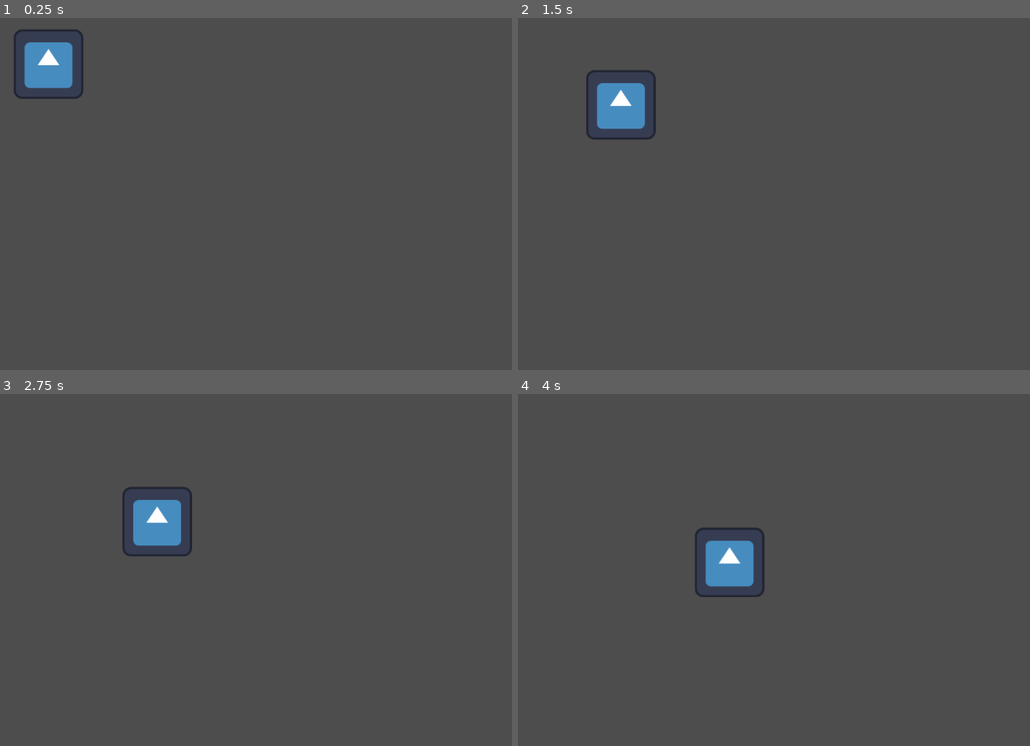
Above: before the commit, frames 1-4 (two rows, left to right).
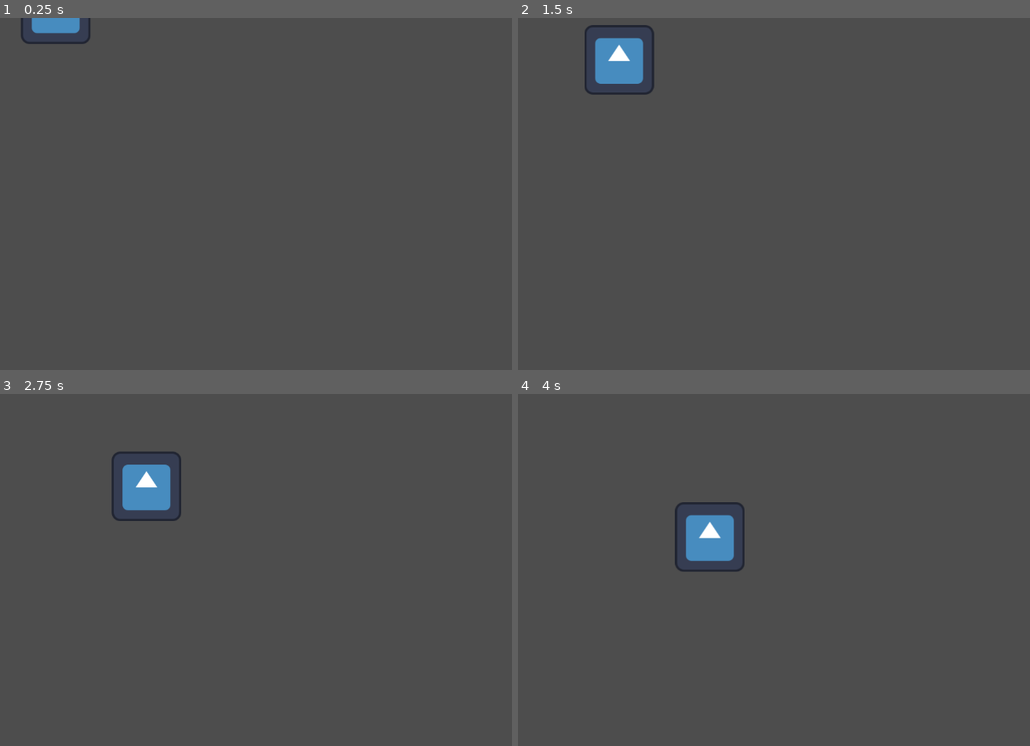
Above: after the commit, the same moments.

Repository: Luffiez/LudumDare59
Game: Godot game, scene res://TestScenes/BoatTestScene.tscn
Two runs of this game, one before a commit and one after it. Both use one fixed random seed, a clock stepped at 60 frames per second and the inputs below. This scene is started directly instead of the project's main scene. The engine's default icon, where the game draws it, is replaced by a stand-in: a white triangle on a blue panel in a dark square.
Inputs:
- Up to frame 1 (0.25 s): no input
- Up to frame 2 (1.5 s): no input
- Up to frame 3 (2.75 s): no input
- Up to frame 4 (4 s): no input

The runs differ from the first frame. In frame 1, 2.0% of the frame differs, in the area x 2-18%, y 0-23%; in frame 2, 3.0%, in the area x 13-27%, y 2-35%; in frame 3, 2.6%; in frame 4, 2.4%.

Commit message:
made ghost spawn line, a subclass

Diff:
--- /dev/null
+++ b/ludum-dare-59/Enemies/GhostSpawnLine.tscn
@@ -0,0 +1,21 @@
+[gd_scene format=3 uid="uid://bh3vysjrsyd1i"]
+
+[ext_resource type="Script" uid="uid://crhmivp4cw2rp" path="res://Enemies/SpawnLine.gd" id="1_syjhm"]
+[ext_resource type="Curve2D" uid="uid://dc38ii4eg8hil" path="res://TestScenes/TestSceneSpawnLine.tres" id="2_mpnya"]
+
+[node name="GhostSpawnLine" type="Node2D" unique_id=443372404 node_paths=PackedStringArray("spawn_position", "path_follow")]
+script = ExtResource("1_syjhm")
+spawn_position = NodePath("Node2D2/PathFollow2D/SpawnPosition")
+path_follow = NodePath("Node2D2/PathFollow2D")
+
+[node name="Node2D2" type="Path2D" parent="." unique_id=1411165715]
+curve = ExtResource("2_mpnya")
+
+[node name="PathFollow2D" type="PathFollow2D" parent="Node2D2" unique_id=1392468438]
+position = Vector2(122.8934, 355.00003)
+rotation = 0.0036866192
+progress = 2406.2788
+rotates = false
+cubic_interp = false
+
+[node name="SpawnPosition" type="Node2D" parent="Node2D2/PathFollow2D" unique_id=1804601165]
--- /dev/null
+++ b/ludum-dare-59/Enemies/SpawnLine.gd
@@ -0,0 +1,13 @@
+extends Node2D
+class_name SpawnLine
+
+
+@export var spawn_position : Node2D
+@export var path_follow: PathFollow2D
+
+func set_progress_ratio(progress:float) ->void:
+	path_follow.progress_ratio = progress
+
+
+func get_spawn_global_position() -> Vector2:
+	return spawn_position.global_position
--- a/ludum-dare-59/Enemies/ghost_spawner.gd
+++ b/ludum-dare-59/Enemies/ghost_spawner.gd
@@ -2,7 +2,7 @@
 
 class_name  GhostSpawner
 
-@export var spawn_line : PathFollow2D
+@export var spawn_line : SpawnLine
 @export var ghost_boat_scene : PackedScene
 @export var spawn_timer : Timer
 @export var reduce_spawn_time_timer : Timer
@@ -10,7 +10,6 @@
 @export var min_spawn_time : float
 @export var reduce_spawn_timer_time: float
 @export var spawn_time_reducement:float
-@export var spawn_node : Node2D
 @export var target : Node2D
 var spawn_time : float
 var game_over := false
@@ -36,10 +35,10 @@
 		return
 	var random_float := randf_range(0,1)
 	print(random_float)
-	spawn_line.progress_ratio = random_float
-	var spawn_position = spawn_node.global_position
+	spawn_line.set_progress_ratio(random_float)
+	var spawn_position =  spawn_line.get_spawn_global_position()
 	var new_enemy := ghost_boat_scene.instantiate() as GhostBoat
 	add_child(new_enemy)
-	new_enemy.global_position = spawn_node.global_position
+	new_enemy.global_position = spawn_position
 	new_enemy.set_movement_direction(target.global_position)
 	spawn_timer.start(spawn_time)
--- a/ludum-dare-59/TestScenes/BoatTestScene.tscn
+++ b/ludum-dare-59/TestScenes/BoatTestScene.tscn
@@ -1,36 +1,22 @@
 [gd_scene format=3 uid="uid://bh271s6rqy88w"]
 
 [ext_resource type="PackedScene" uid="uid://nccwbypa8a1n" path="res://Enemies/GhostSpawner.tscn" id="1_2s77w"]
-
-[sub_resource type="Curve2D" id="Curve2D_fap6m"]
-_data = {
-"points": PackedVector2Array(0, 0, 0, 0, -531, -256, 0, 0, 0, 0, 455, -246, 0, 0, 0, 0, 401, 237, 0, 0, 0, 0, -525, 245, 0, 0, 0, 0, -531, -256)
-}
-point_count = 5
+[ext_resource type="PackedScene" uid="uid://bh3vysjrsyd1i" path="res://Enemies/GhostSpawnLine.tscn" id="1_fap6m"]
+[ext_resource type="Script" uid="uid://crhmivp4cw2rp" path="res://Enemies/SpawnLine.gd" id="3_oha1d"]
 
 [node name="BoatTestScene" type="Node2D" unique_id=958101595]
+script = ExtResource("3_oha1d")
 
 [node name="Camera2D" type="Camera2D" parent="." unique_id=1843639623]
 
-[node name="Path2D" type="Path2D" parent="." unique_id=81553893]
-curve = SubResource("Curve2D_fap6m")
-
-[node name="PathFollow2D" type="PathFollow2D" parent="Path2D" unique_id=1402707624]
-position = Vector2(-525.09796, 236.81735)
-rotation = 0.0036866192
-progress = 2406.2788
-rotates = false
-cubic_interp = false
-
-[node name="Node2D" type="Node2D" parent="Path2D/PathFollow2D" unique_id=1437511093]
-
-[node name="GhostSpawner" parent="." unique_id=1644450088 node_paths=PackedStringArray("spawn_line", "spawn_node", "target") instance=ExtResource("1_2s77w")]
+[node name="GhostSpawner" parent="." unique_id=1644450088 node_paths=PackedStringArray("spawn_line", "target") instance=ExtResource("1_2s77w")]
 position = Vector2(10, -511)
-spawn_line = NodePath("../Path2D/PathFollow2D")
-spawn_node = NodePath("../Path2D/PathFollow2D/Node2D")
+spawn_line = NodePath("../GhostSpawnLine")
 target = NodePath("../Target")
 
 [node name="Node2D" type="Node2D" parent="." unique_id=752433632]
 position = Vector2(-228, -286)
 
 [node name="Target" type="Node2D" parent="." unique_id=1003895951]
+
+[node name="GhostSpawnLine" parent="." unique_id=563822622 instance=ExtResource("1_fap6m")]
--- /dev/null
+++ b/ludum-dare-59/TestScenes/TestSceneSpawnLine.tres
@@ -0,0 +1,7 @@
+[gd_resource type="Curve2D" format=3 uid="uid://dc38ii4eg8hil"]
+
+[resource]
+_data = {
+"points": PackedVector2Array(0, 0, 0, 0, -576, -353, 0, 0, 0, 0, 591, -379, 0, 0, 0, 0, 627, 355, 0, 0, 0, 0, -588, 355, 0, 0, 0, 0, -576, -353)
+}
+point_count = 5
Not shown, added: ludum-dare-59/Enemies/SpawnLine.gd.uid
